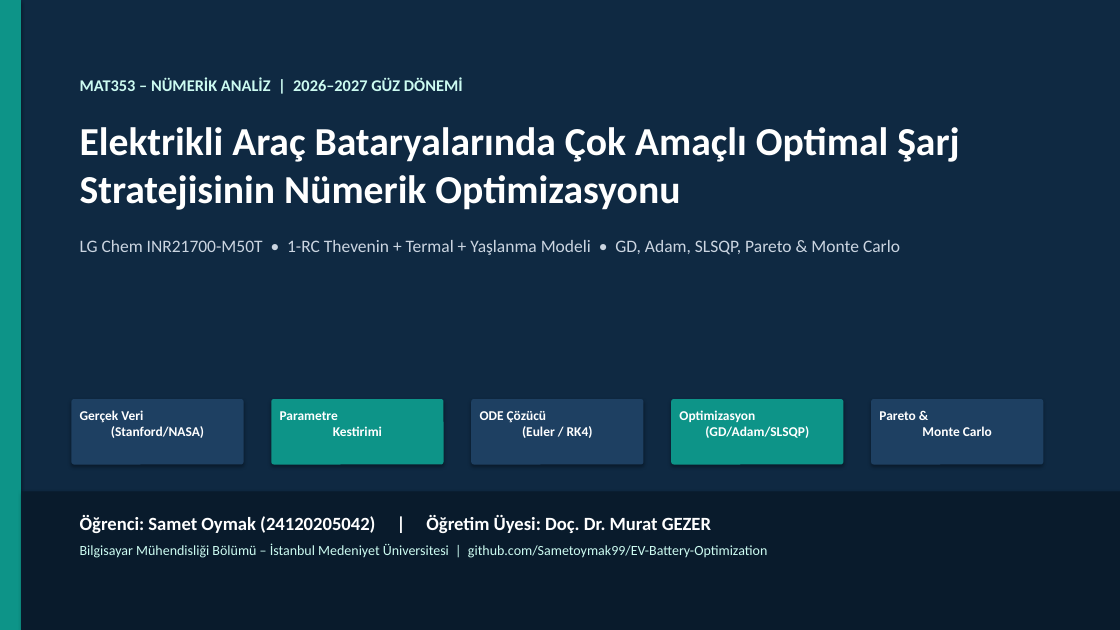
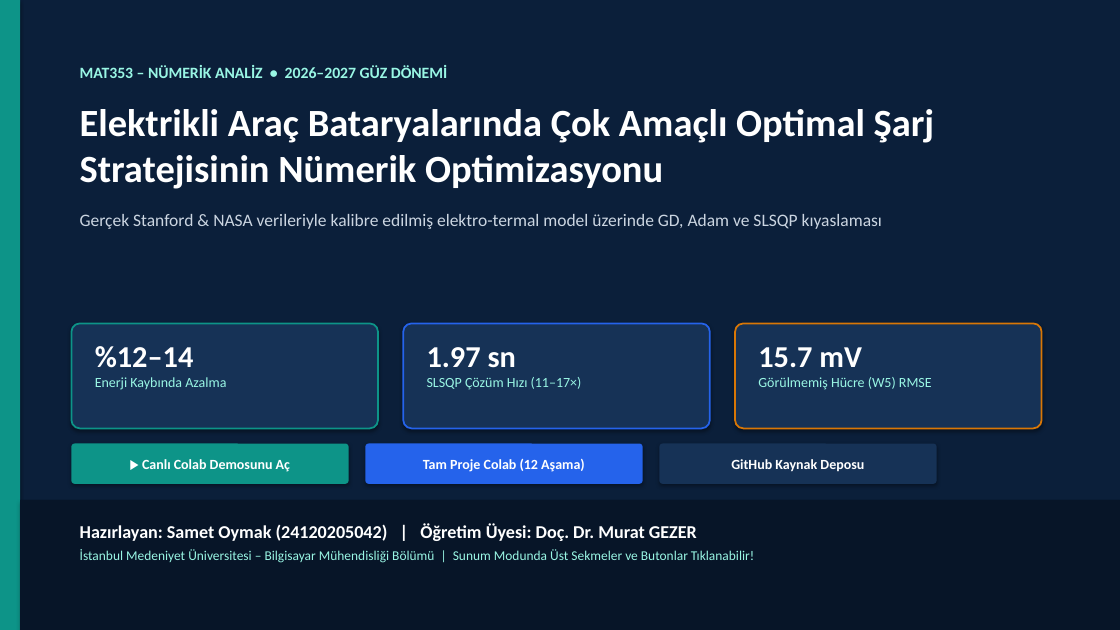
Before and after one commit to Sametoymak99/EV-Battery-Optimization, a slide deck: slide 1 of presentation/slides/MAT353_Sunum_Samet_Oymak.pptx. Drawn at 1120x630 pixels with LibreOffice and Linux fonts; fonts in the diff are those of the drawing. Boxes give left, top, right and bottom in pixels: in the first picture for what was removed or moved away, otherwise in the second. Text is boxed around its words. In the diff, an @@ line names an element or a change of style, - is before the commit and + after.

```diff
--- a/presentation/slides/MAT353_Sunum_Samet_Oymak.pptx
+++ b/presentation/slides/MAT353_Sunum_Samet_Oymak.pptx
@@ background #0F2942 to #0B1F3A @@
@@ text "MAT353 – NÜMERİK ANALİZ • ...": place and size @@
-text "MAT353 – NÜMERİK ANALİZ • ..." at (80,78,959,255)
+text "MAT353 – NÜMERİK ANALİZ • ..." at (80,65,935,229)
@@ text at (80,65,447,78): text changed; size 14 to 13.5 pt; text colour #CCFBF1 to #99F6E4 @@
-MAT353 – NÜMERİK ANALİZ | 2026–2027 GÜZ DÖNEMİ
+MAT353 – NÜMERİK ANALİZ • 2026–2027 GÜZ DÖNEMİ
@@ text at (80,109,935,189): size 34 to 33 pt in "Elektrikli Araç Bataryalarında Çok Amaçlı Optimal Şarj ..."; less space between paragraphs @@
@@ text at (80,214,882,229): text changed @@
-LG Chem INR21700-M50T • 1-RC Thevenin + Termal + Yaşlanma Modeli • GD, Adam, SLSQP, Pareto & Monte Carlo
+Gerçek Stanford & NASA verileriyle kalibre edilmiş elektro-termal model üzerinde GD, Adam ve SLSQP kıyaslaması
@@ rounded rectangle: place and size @@
-rounded rectangle at (71,399,244,465)
+rounded rectangle at (71,323,378,429)
@@ rounded rectangle at (71,323,378,429): fill #1E4062 to #163256; outline none to #0D9488 1.5 pt; proportions changed @@
@@ rounded rectangle: place and size @@
-rounded rectangle at (271,399,444,465)
+rounded rectangle at (403,323,710,429)
@@ rounded rectangle at (403,323,710,429): fill #0D9488 to #163256; outline none to #2563EB 1.5 pt; proportions changed @@
@@ rounded rectangle: place and size @@
-rounded rectangle at (471,399,644,465)
+rounded rectangle at (735,323,1042,429)
@@ rounded rectangle at (735,323,1042,429): fill #1E4062 to #163256; outline none to #D97706 1.5 pt; proportions changed @@
@@ text at (95,346,226,390): text changed; size 11.5 to 12 pt; text colour #FFFFFF to #99F6E4; bold off @@
-Gerçek Veri
-(Stanford/NASA)
+%12–14
+Enerji Kaybında Azalma
@@ text added at (427,347,582,390), 12 pt, text #99F6E4 @@
+1.97 sn
+SLSQP Çözüm Hızı (11–17×)
@@ text added at (758,347,932,390), 12 pt, text #99F6E4 @@
+15.7 mV
+Görülmemiş Hücre (W5) RMSE
@@ text removed at (280,411,382,436) @@
-Parametre
-Kestirimi
@@ text removed at (480,411,593,438) @@
-ODE Çözücü
-(Euler / RK4)
@@ rounded rectangle removed at (671,399,844,465) @@
@@ text removed at (679,410,809,438) @@
-Optimizasyon
-(GD/Adam/SLSQP)
@@ rounded rectangle removed at (871,399,1044,465) @@
@@ text removed at (879,411,992,436) @@
-Pareto &
-Monte Carlo
@@ rounded rectangle added at (71,444,349,484), fill #0D9488, 12 pt, text #FFFFFF, bold @@
+▶ Canlı Colab Demosunu Aç
@@ rounded rectangle added at (365,444,643,484), fill #2563EB, 12 pt, text #FFFFFF, bold @@
+Tam Proje Colab (12 Aşama)
@@ rounded rectangle added at (660,444,937,484), fill #163256, 12 pt, text #FFFFFF, bold @@
+GitHub Kaynak Deposu
@@ rectangle: place and size @@
-rectangle at (21,492,1120,630)
+rectangle at (20,500,1120,630)
@@ rectangle at (20,500,1120,630): fill #091B2C to #071528 @@
@@ text at (80,524,754,563): text changed; size 12 to 11.5 pt; text colour #CCFBF1 to #99F6E4 @@
-Öğrenci: Samet Oymak (24120205042) | Öğretim Üyesi: Doç. Dr. Murat GEZER
-Bilgisayar Mühendisliği Bölümü – İstanbul Medeniyet Üniversitesi | github.com/Sametoymak99/EV-Battery-Optimization
+Hazırlayan: Samet Oymak (24120205042) | Öğretim Üyesi: Doç. Dr. Murat GEZER
+İstanbul Medeniyet Üniversitesi – Bilgisayar Mühendisliği Bölümü | Sunum Modunda Üst Sekmeler ve Butonlar Tıklanabilir!
```
Also in this commit, not shown: 7 other slides changed, 2 slides added, 2 slides removed, 1 other file.
